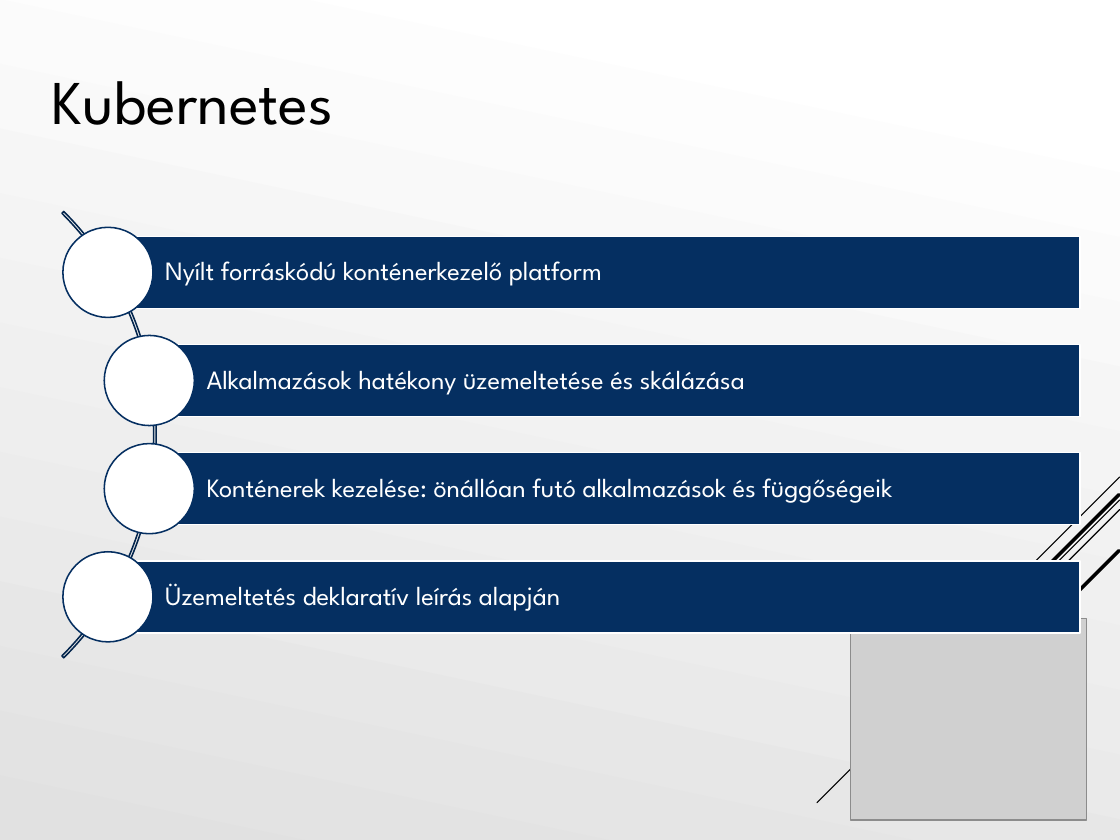
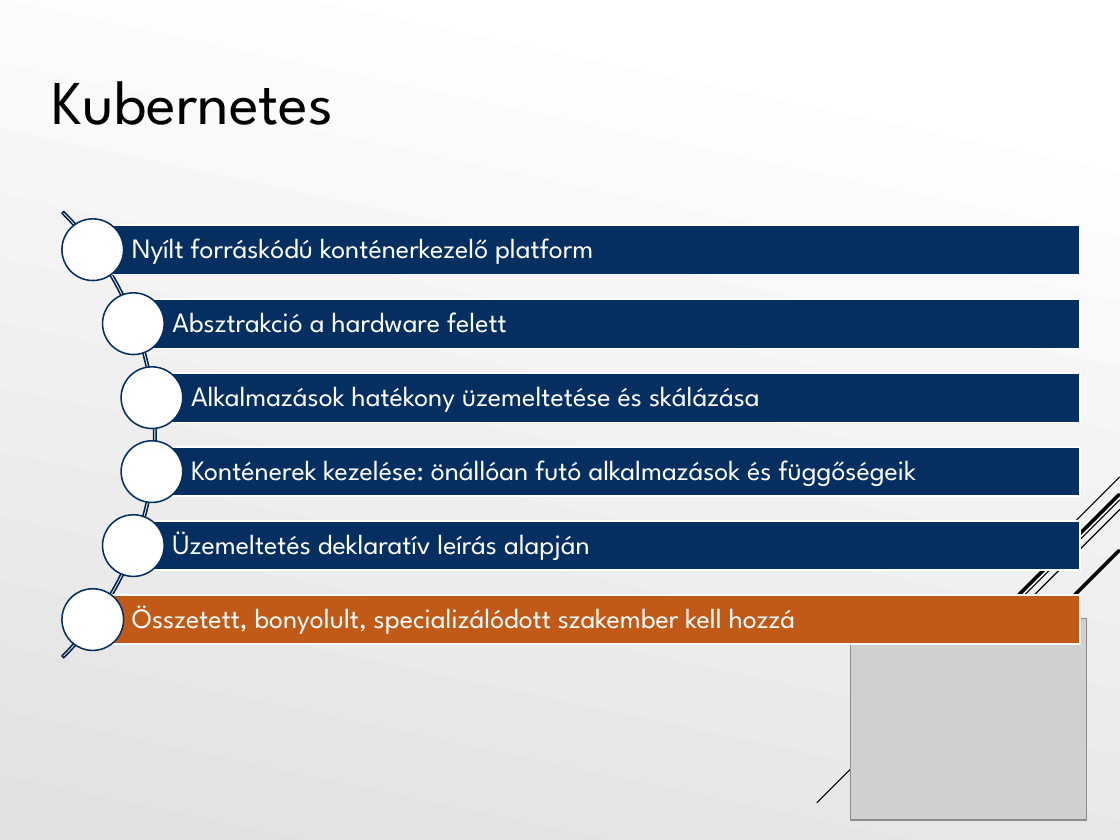
Before and after one commit to Tiegris/KonstrainR, a slide deck: slide 2 of ppt/prezi.pptx. Drawn at 1120x840 pixels with LibreOffice and Linux fonts; fonts in the diff are those of the drawing; grey boxes stand for pictures. Boxes give left, top, right and bottom in pixels: in the first picture for what was removed or moved away, otherwise in the second. Text is boxed around its words. In the diff, an @@ line names an element or a change of style, - is before the commit and + after.

```diff
--- a/ppt/prezi.pptx
+++ b/ppt/prezi.pptx
@@ ellipse: place and size @@
-ellipse at <box>63,227,152,317</box>
+ellipse at <box>62,218,123,280</box>
@@ text "Nyílt forráskódú konténerkezelő platform": place and size @@
-text "Nyílt forráskódú konténerkezelő platform" at <box>165,261,602,286</box>
+text "Nyílt forráskódú konténerkezelő platform" at <box>132,238,593,264</box>
@@ rectangle: place and size @@
-rectangle at <box>108,236,1080,308</box>
+rectangle at <box>93,225,1080,274</box>
@@ ellipse: place and size @@
-ellipse at <box>104,336,194,426</box>
+ellipse at <box>121,367,183,429</box>
@@ text "Alkalmazások hatékony üzemeltetése és skálázása": place and size @@
-text "Alkalmazások hatékony üzemeltetése és skálázása" at <box>207,370,745,395</box>
+text "Alkalmazások hatékony üzemeltetése és skálázása" at <box>191,386,760,412</box>
@@ rectangle: place and size @@
-rectangle at <box>149,345,1080,417</box>
+rectangle at <box>152,373,1081,422</box>
@@ ellipse: place and size @@
-ellipse at <box>104,444,194,533</box>
+ellipse at <box>121,441,183,503</box>
@@ rectangle: place and size @@
-rectangle at <box>149,452,1080,524</box>
+rectangle at <box>152,447,1081,496</box>
@@ size 17 to 18 pt in 4 elements at <box>191,386,760,412</box>, <box>191,460,917,486</box>, <box>132,238,593,264</box>, <box>172,531,590,560</box> @@
@@ text "Üzemeltetés deklaratív leírás alapján": place and size @@
-text "Üzemeltetés deklaratív leírás alapján" at <box>165,583,560,611</box>
+text "Üzemeltetés deklaratív leírás alapján" at <box>172,531,590,560</box>
@@ rectangle: place and size @@
-rectangle at <box>108,561,1080,633</box>
+rectangle at <box>133,521,1080,570</box>
@@ ellipse: place and size @@
-ellipse at <box>63,552,152,642</box>
+ellipse at <box>62,589,123,651</box>
@@ group added at <box>93,292,1080,644</box>: 2 rectangles, 2 texts, 2 ellipses @@
+Absztrakció a hardware felett
+Összetett, bonyolult, specializálódott szakember kell hozzá
```
Also in this commit, not shown: 9 other slides changed, 5 slides added, 5 slides removed, 1 other file.
